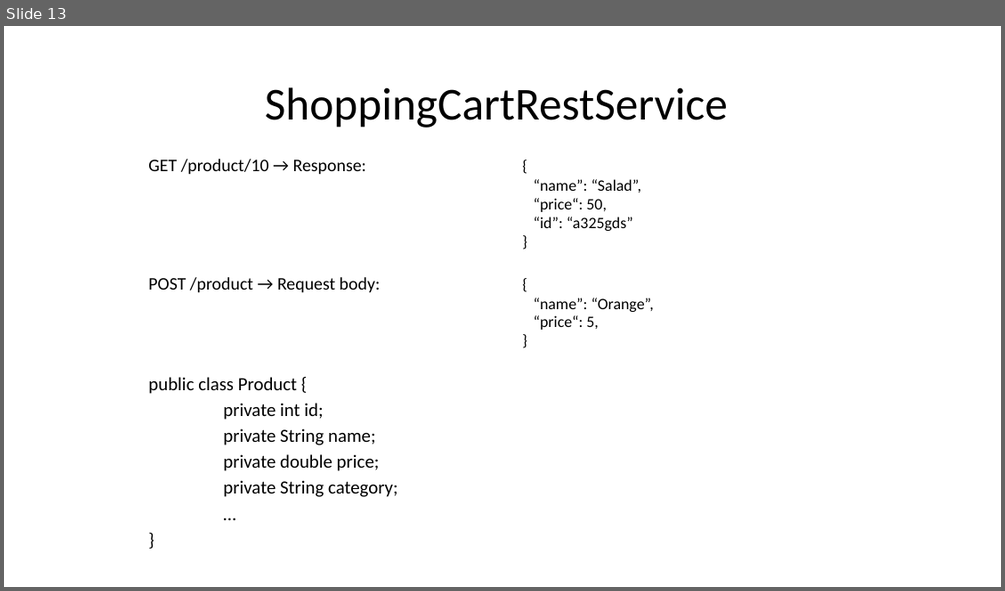
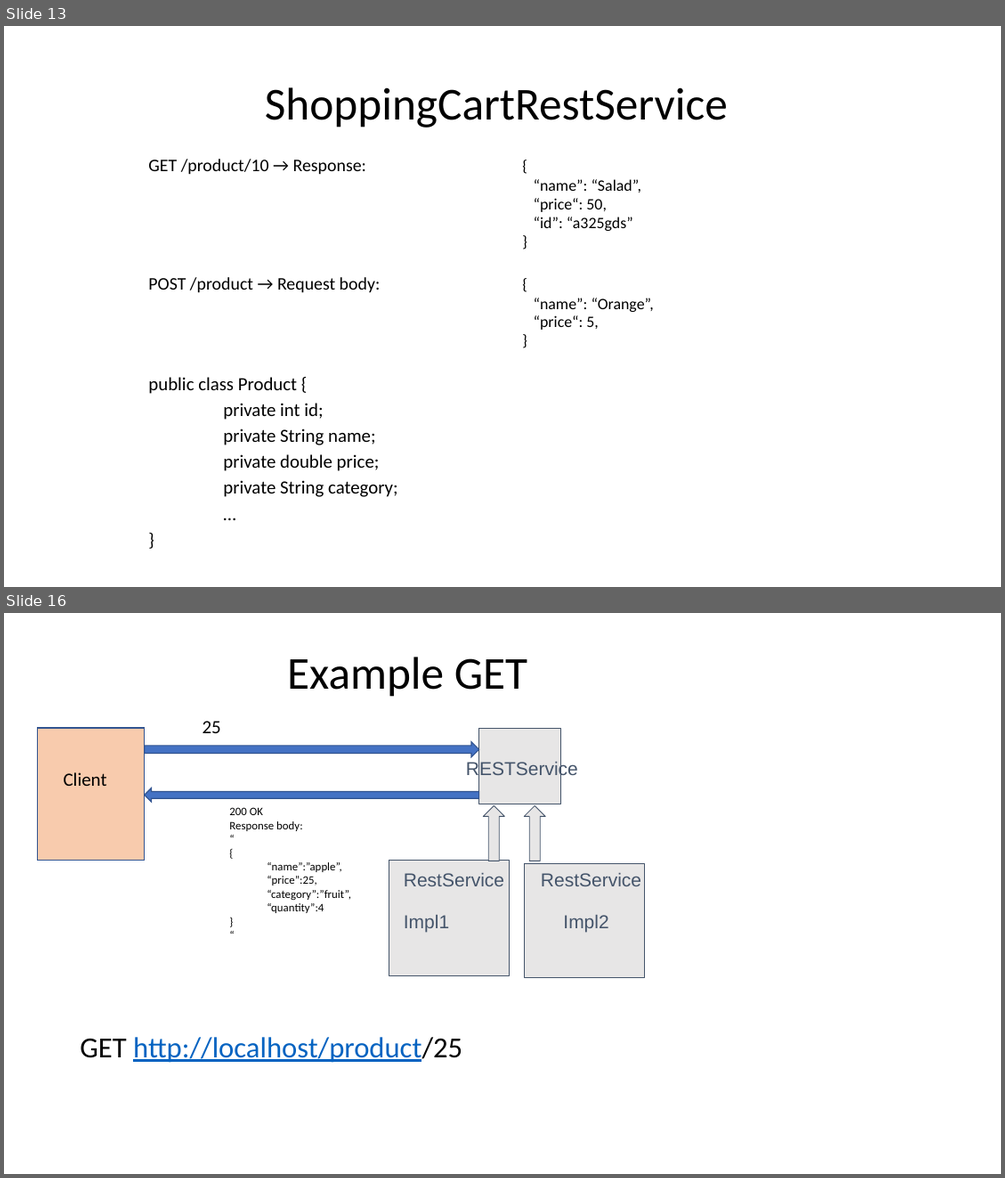
Before and after one commit to lauti910/java-bootcamp-2017, a slide deck: Extra Material/Topic 7) REST.pptx. Shown one above the other, each under a label of ours: slide 13 before the commit, slides 13 and 16 after it; the slides between them are not shown. The pictures are 1005x591 and 1005x1178 pixels, drawn with LibreOffice and Linux fonts; fonts in the diff are those of the drawing. Boxes give left, top, right and bottom in pixels: in the first picture for what was removed or moved away, otherwise in the second. Text is boxed around its words. In the diff, an @@ line names an element or a change of style, - is before the commit and + after.

Commit message:
Updating rest material and exercices

```diff
--- a/Extra Material/Topic 7) REST.pptx
+++ b/Extra Material/Topic 7) REST.pptx
@@ slide 16 added at (4,613,1001,1174), background #FFFFFF @@
@@ title added at (287,657,527,697), 44 pt, text #000000 @@
+Example GET
@@ rectangle added at (38,728,145,860), fill #F8CBAD, outline #325491 1 pt @@
@@ right arrow added at (145,742,479,756), fill #4472C4, outline #325491 1 pt @@
@@ text added at (202,721,221,733), 18 pt, text #000000 @@
+25
@@ rectangle added at (479,728,560,803), fill #E7E6E6, outline #44546A 0.75 pt @@
@@ text added at (64,772,107,786), 18 pt, text #000000 @@
+Client
@@ text added at (404,761,608,933), 18 pt, text #44546A @@
+RESTService
+RestService RestService
+Impl1 Impl2
@@ right arrow added at (145,788,479,803), fill #4472C4, outline #325491 1 pt @@
@@ text added at (229,807,351,913), 11 pt, text #000000 @@
+200 OK
+Response body:
+“
+{
+  “name”:”apple”,
+  “price”:25,
+  “category”:”fruit”,
+  “quantity”:4
+}
+“
@@ up arrow added at (484,806,505,861), fill #E7E6E6, outline #44546A 0.75 pt @@
@@ up arrow added at (524,806,545,861), fill #E7E6E6, outline #44546A 0.75 pt @@
@@ rectangle added at (388,860,509,975), fill #E7E6E6, outline #44546A 0.75 pt @@
@@ rectangle added at (524,863,644,977), fill #E7E6E6, outline #44546A 0.75 pt @@
@@ text added at (80,1037,462,1062), 28 pt, text #0563C1, underline @@
+GET http://localhost/product/25
```
Also in this commit, not shown: 3 slides changed, 8 other slides added, 1 other file.
